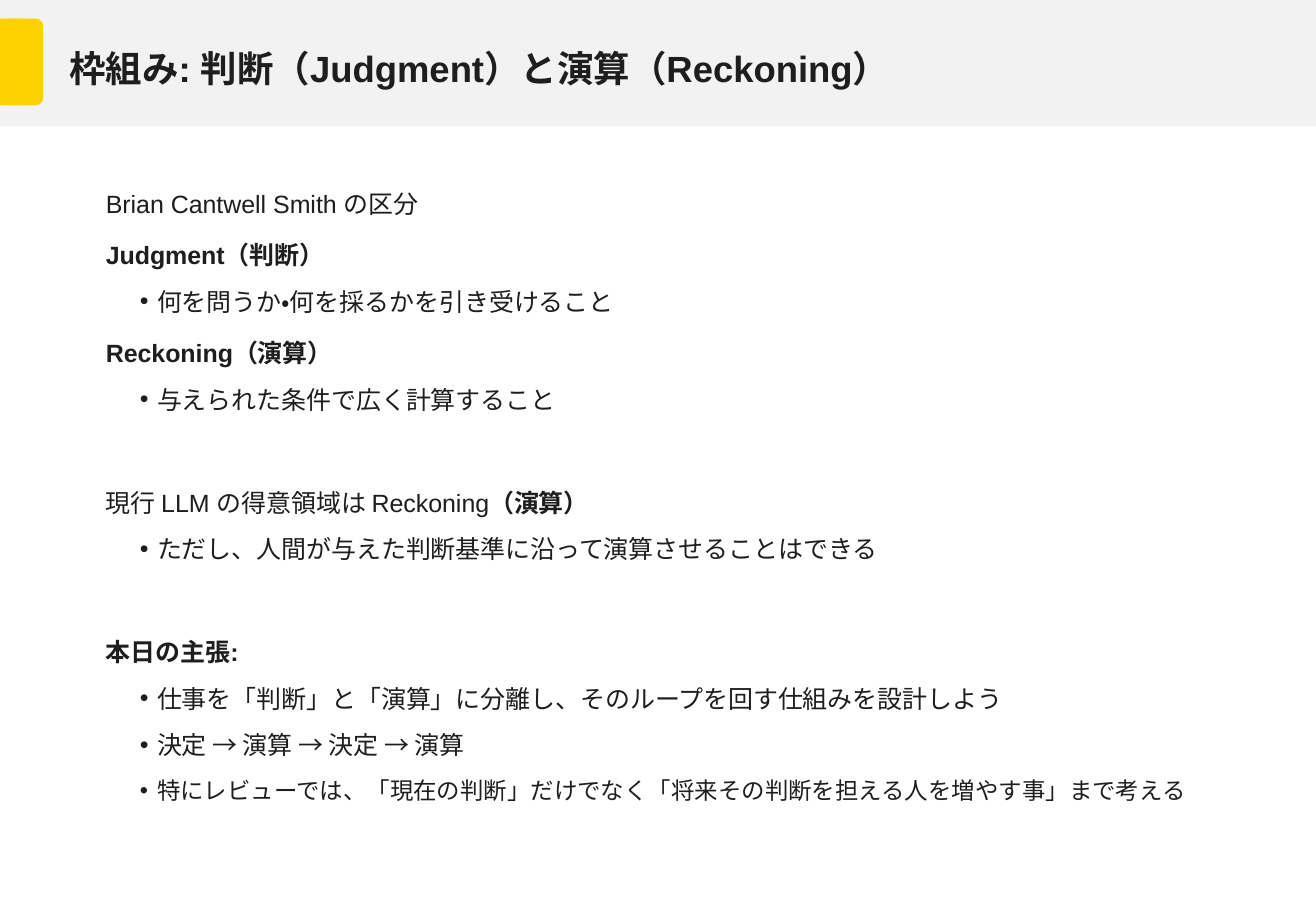
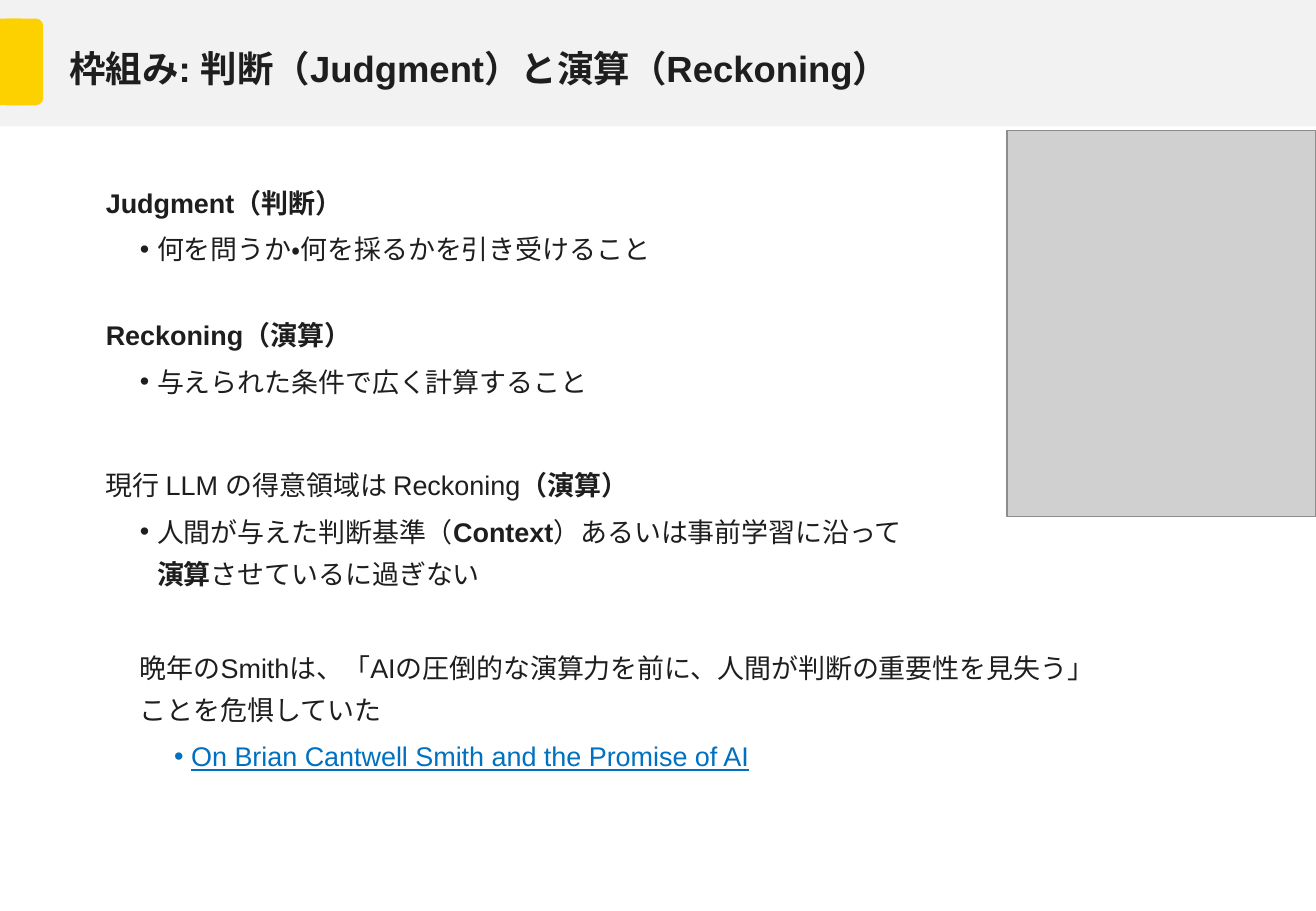
Before and after one commit to Mori-Taiki/Presentation, a slide deck: slide 5 of TechMeeting202604/techmeeting20260406.pptx (slide 4 before the commit). Drawn at 1316x911 pixels with LibreOffice and Linux fonts; fonts in the diff are those of the drawing; grey boxes stand for pictures; background and template pictures are left out. Boxes give left, top, right and bottom in pixels: in the first picture for what was removed or moved away, otherwise in the second. Text is boxed around its words. In the diff, an @@ line names an element or a change of style, - is before the commit and + after.

```diff
--- a/TechMeeting202604/techmeeting20260406.pptx
+++ b/TechMeeting202604/techmeeting20260406.pptx
@@ picture added at (1007, 130, 1316, 516) @@
@@ text at (106, 192, 419, 215): paragraph removed @@
-Brian Cantwell Smith の区分
@@ text at (106, 192, 650, 500): size 14.8 to 16 pt in "Judgment（判断）", "何を問うか・何を採るかを引き受けること", "Reckoning（演算）", "与えられた条件で広く計算すること" and 1 more places; line spacing 1.4 to 1.3 @@
@@ text at (140, 519, 1094, 771): text changed; size 14.8 to 16 pt @@
-  • ただし、人間が与えた判断基準に沿って演算させることはできる
-本日の主張:
-  • 仕事を「判断」と「演算」に分離し、そのループを回す仕組みを設計しよう
-  • 決定 → 演算 → 決定 → 演算
-  • 特にレビューでは、「現在の判断」だけでなく「将来その判断を担える人を増やす事」まで考える
+  • 人間が与えた判断基準（Context）あるいは事前学習に沿って
+    演算させているに過ぎない
+  晩年のSmithは、「AIの圧倒的な演算力を前に、人間が判断の重要性を見失う」
+  ことを危惧していた
+    • On Brian Cantwell Smith and the Promise of AI
```
Also in this commit, not shown: 3 other slides changed, 2 slides added, 3 other files.
